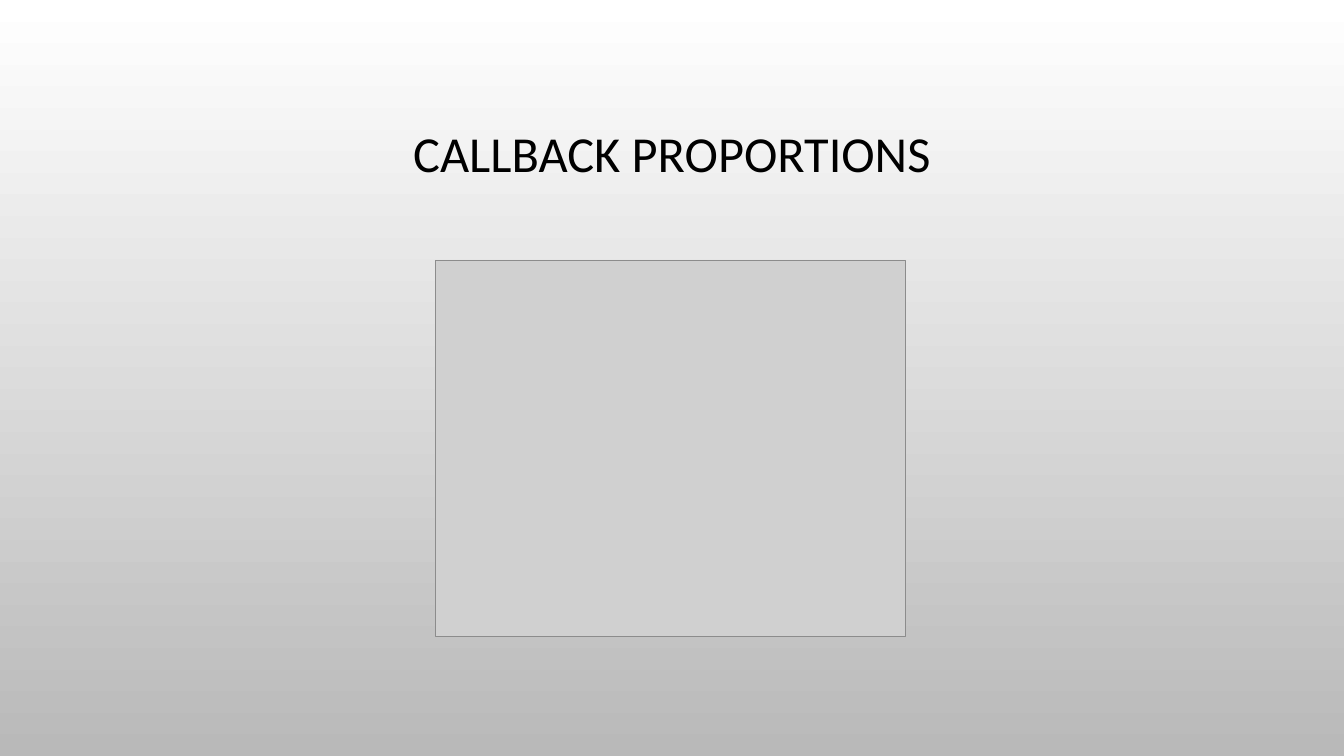
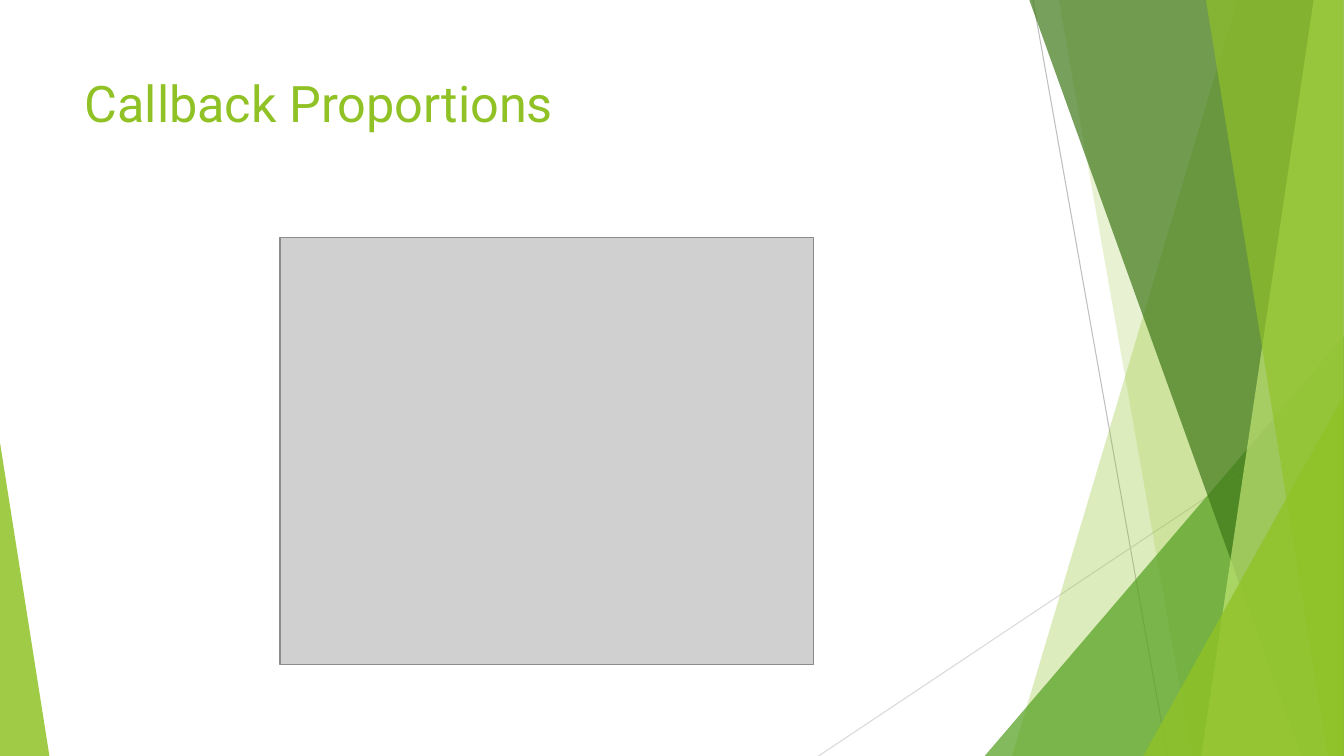
Before and after one commit to himalayahall/CUNY-DATA606, a slide deck: slide 4 of Project/Hakim-Project.pptx. Drawn at 1344x756 pixels with LibreOffice and Linux fonts; fonts in the diff are those of the drawing; grey boxes stand for pictures; background and template pictures are left out. Boxes give left, top, right and bottom in pixels: in the first picture for what was removed or moved away, otherwise in the second. Text is boxed around its words. In the diff, an @@ line names an element or a change of style, - is before the commit and + after.

```diff
--- a/Project/Hakim-Project.pptx
+++ b/Project/Hakim-Project.pptx
@@ background picture (left out) to #FFFFFF @@
@@ title "Callback Proportions" at [85,84,553,133]: vertical alignment middle to top @@
@@ title at [85,84,553,133]: text changed; font Calibri to Roboto; text colour #000000 to #90C226 @@
-CALLBACK PROPORTIONS
+Callback Proportions
@@ picture: place and size @@
-picture at [436,260,906,637]
+picture at [280,238,814,665]
@@ group added at [0,0,1344,756]: 5 freeform shapes, 3 triangles, 2 lines @@
```
Also in this commit, not shown: 15 other slides changed, 1 slide added, 1 slide removed, 2 other files.
